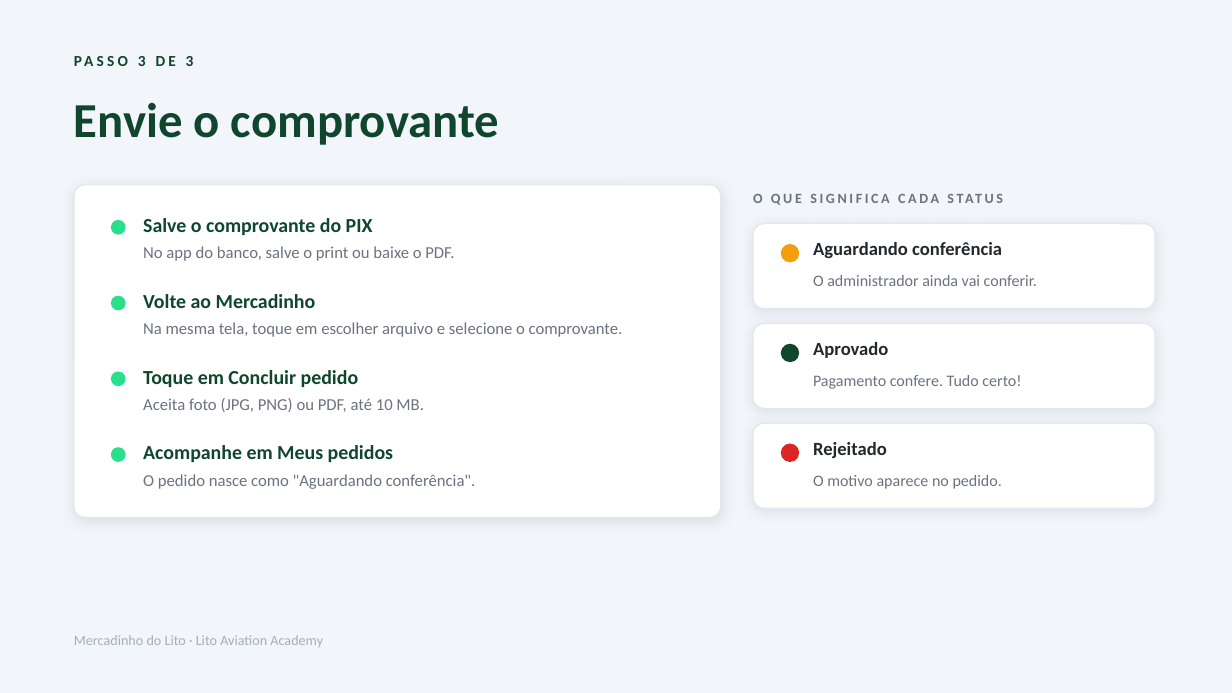
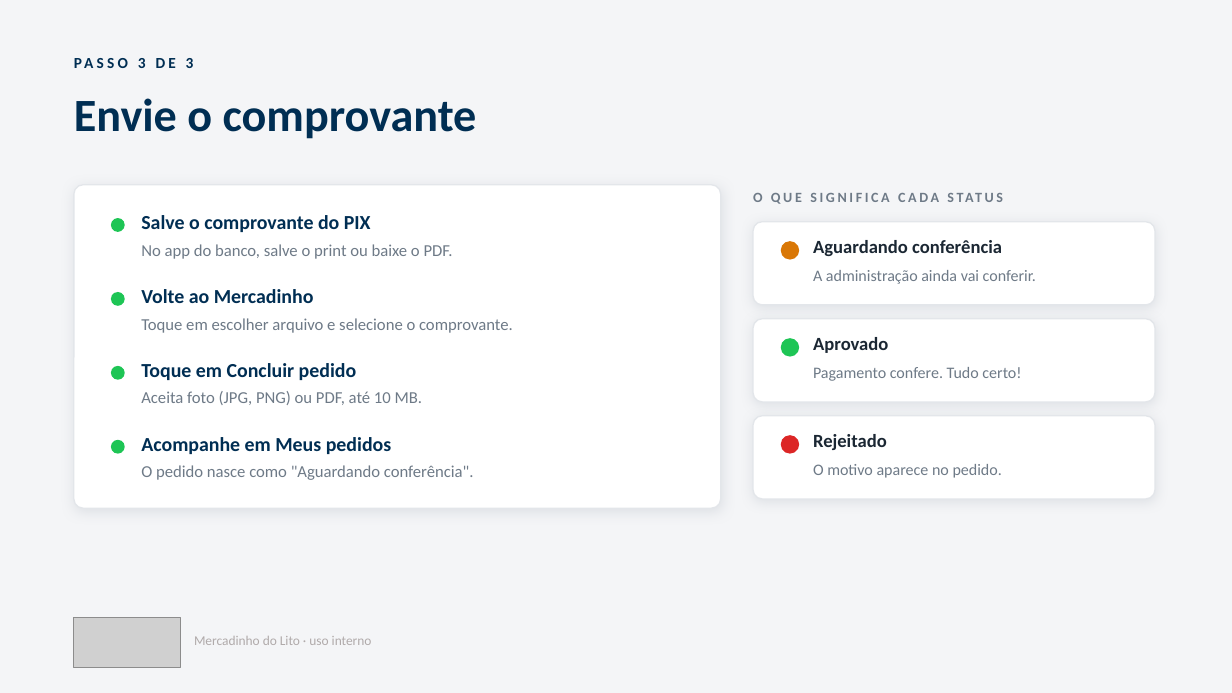
Before and after one commit to LitoGroup/mercadinho, a slide deck: slide 8 of docs/Mercadinho-do-Lito-como-usar.pptx. Drawn at 1232x693 pixels with LibreOffice and Linux fonts; fonts in the diff are those of the drawing; grey boxes stand for pictures. Boxes give left, top, right and bottom in pixels: in the first picture for what was removed or moved away, otherwise in the second. Text is boxed around its words. In the diff, an @@ line names an element or a change of style, - is before the commit and + after.

```diff
--- a/docs/Mercadinho-do-Lito-como-usar.pptx
+++ b/docs/Mercadinho-do-Lito-como-usar.pptx
@@ background #F2F5F9 to #F4F5F7 @@
@@ text colour #0F462D to #002E53 in 5 elements at <box>141,215,371,232</box>, <box>141,289,314,303</box>, <box>141,363,357,380</box>, <box>141,437,391,454</box>, <box>138,58,194,68</box> @@
@@ text "Envie o comprovante" at <box>74,98,477,139</box>: size 38 to 36 pt, text colour #0F462D to #002E53 @@
@@ rounded rectangle: place and size @@
-rounded rectangle at <box>74,185,721,518</box>
+rounded rectangle at <box>74,185,721,508</box>
@@ rounded rectangle: place and size @@
-rounded rectangle at <box>753,224,1155,309</box>
+rounded rectangle at <box>753,222,1155,305</box>
@@ ellipse at <box>781,241,799,260</box>: fill #F59E0B to #D97706 @@
@@ text at <box>813,270,1036,284</box>: text changed; text colour #6B7280 to #6E7A87 @@
-O administrador ainda vai conferir.
+A administração ainda vai conferir.
@@ text at <box>141,318,513,333</box>: text changed; text colour #6B7280 to #6E7A87 @@
-Na mesma tela, toque em escolher arquivo e selecione o comprovante.
+Toque em escolher arquivo e selecione o comprovante.
@@ ellipse at <box>781,338,799,357</box>: fill #0F462D to #1EC555 @@
@@ outline #E2E8EF 1 pt to #E3E6EA 1 pt; shadow changed; proportions changed in 4 elements at <box>753,222,1155,305</box>, <box>74,185,721,508</box>, <box>753,319,1155,402</box>, <box>753,416,1155,499</box> @@
@@ 4 ellipses, 2 rounded rectangles: place and size @@
-4 ellipses, 2 rounded rectangles at <box>111,296,1155,508</box>
+4 ellipses, 2 rounded rectangles at <box>111,292,1155,499</box>
@@ fill #29DF8C to #1EC555 in 4 elements at <box>111,218,125,232</box>, <box>111,292,125,306</box>, <box>111,366,125,380</box>, <box>111,440,125,454</box> @@
@@ 3 texts, 1 ellipse: place and size @@
-3 texts, 1 ellipse at <box>143,442,887,489</box>
+3 texts, 1 ellipse at <box>141,434,887,480</box>
@@ text colour #23282C to #1B2733 in 3 elements at <box>813,240,1002,256</box>, <box>813,337,888,353</box>, <box>813,434,887,450</box> @@
@@ text colour #6B7280 to #6E7A87 in 5 elements at <box>141,244,453,259</box>, <box>141,391,422,405</box>, <box>141,465,474,480</box>, <box>813,367,1021,381</box>, <box>813,464,1002,478</box> @@
@@ text "O motivo aparece no pedido.": place and size @@
-text "O motivo aparece no pedido." at <box>813,475,1002,489</box>
+text "O motivo aparece no pedido." at <box>813,464,1002,478</box>
@@ picture added at <box>74,617,180,667</box> @@
@@ text at <box>194,636,372,645</box>: text changed; size 11 to 10.5 pt; text colour #A5AEB8 to #B0AAAA @@
-Mercadinho do Lito · Lito Aviation Academy
+Mercadinho do Lito · uso interno
```
Also in this commit, not shown: 8 other slides changed.
